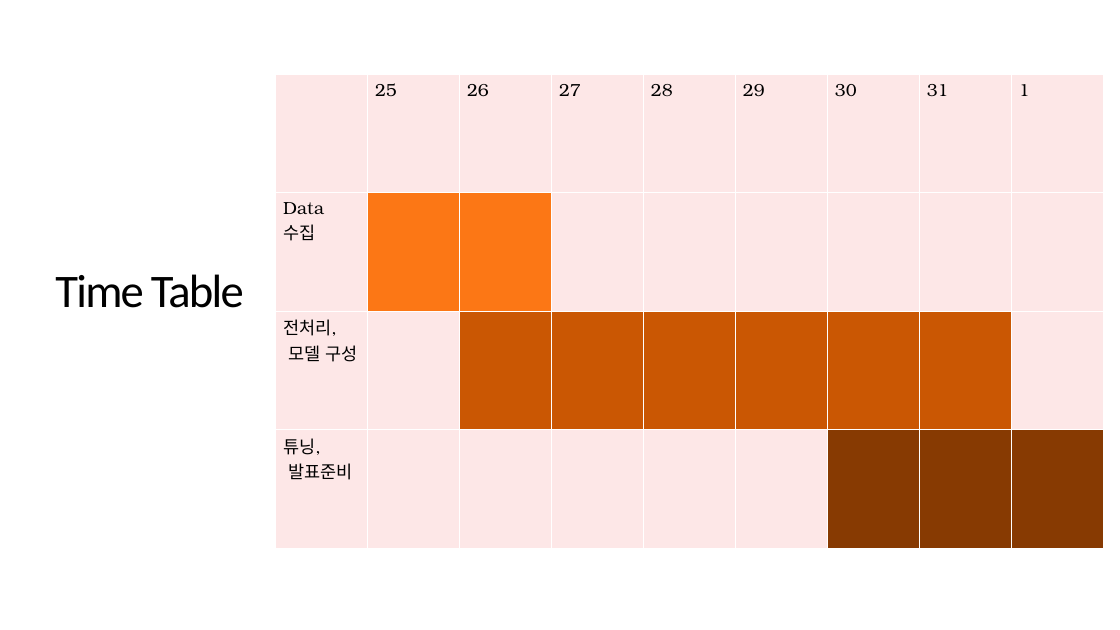
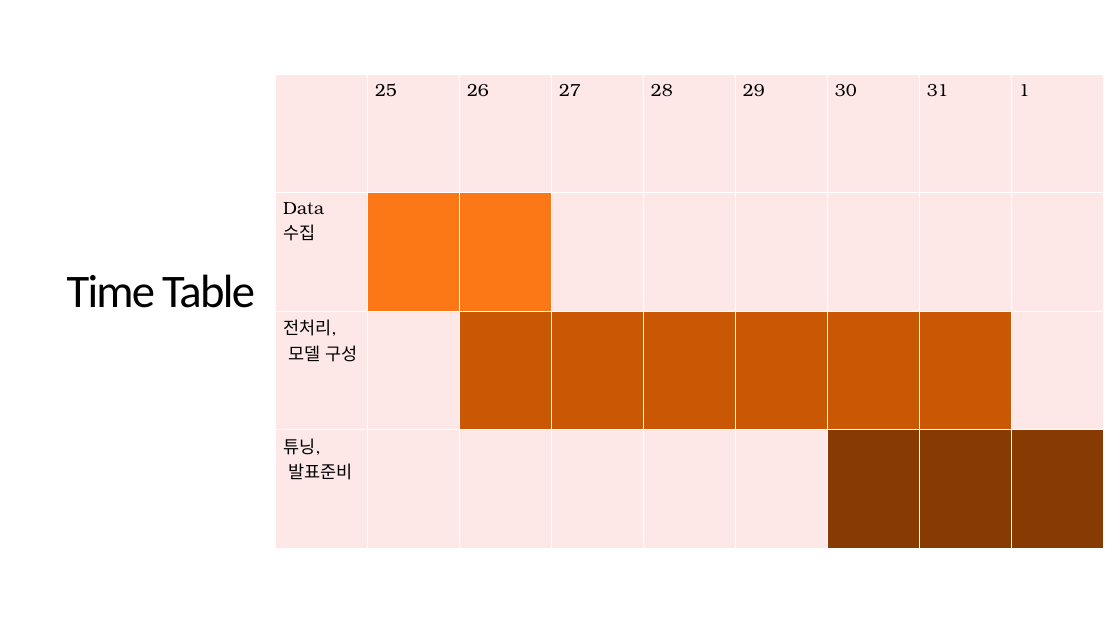
Before and after one commit to letcodesing/project, a slide deck: slide 3 of 개인1/발표용 파일/발표용.pptx (slide 35 before the commit). Drawn at 1120x630 pixels with LibreOffice and Linux fonts; fonts in the diff are those of the drawing. Boxes give left, top, right and bottom in pixels: in the first picture for what was removed or moved away, otherwise in the second. Text is boxed around its words. In the diff, an @@ line names an element or a change of style, - is before the commit and + after.

```diff
--- a/개인1/발표용 파일/발표용.pptx
+++ b/개인1/발표용 파일/발표용.pptx
@@ title "Time Table": place and size @@
-title "Time Table" at bbox=[55, 274, 244, 308]
+title "Time Table" at bbox=[67, 274, 255, 308]
```
Also in this commit, not shown: 1 other slide changed, 2 slides added, 2 slides removed, 4 other files.
